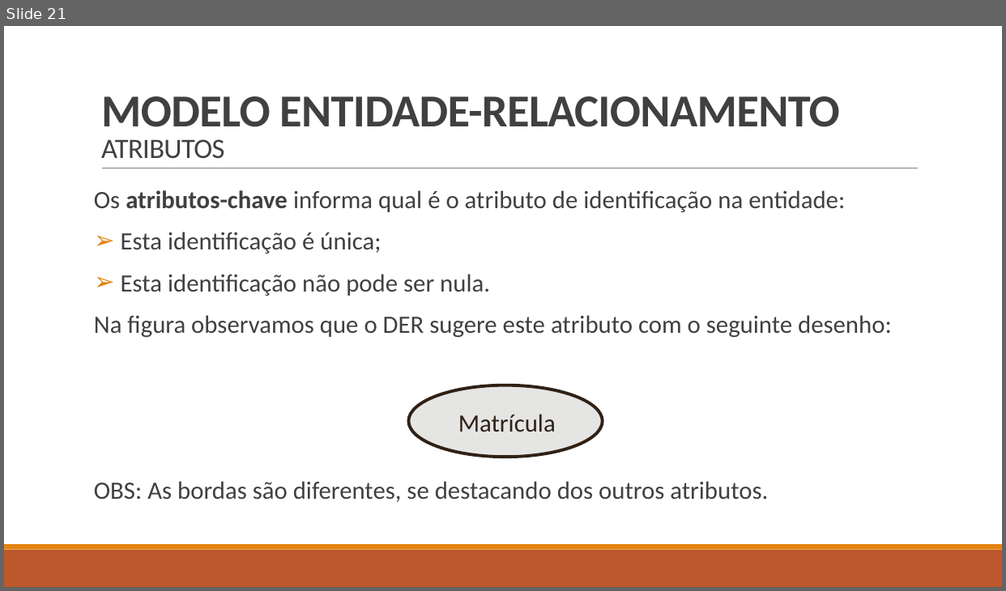
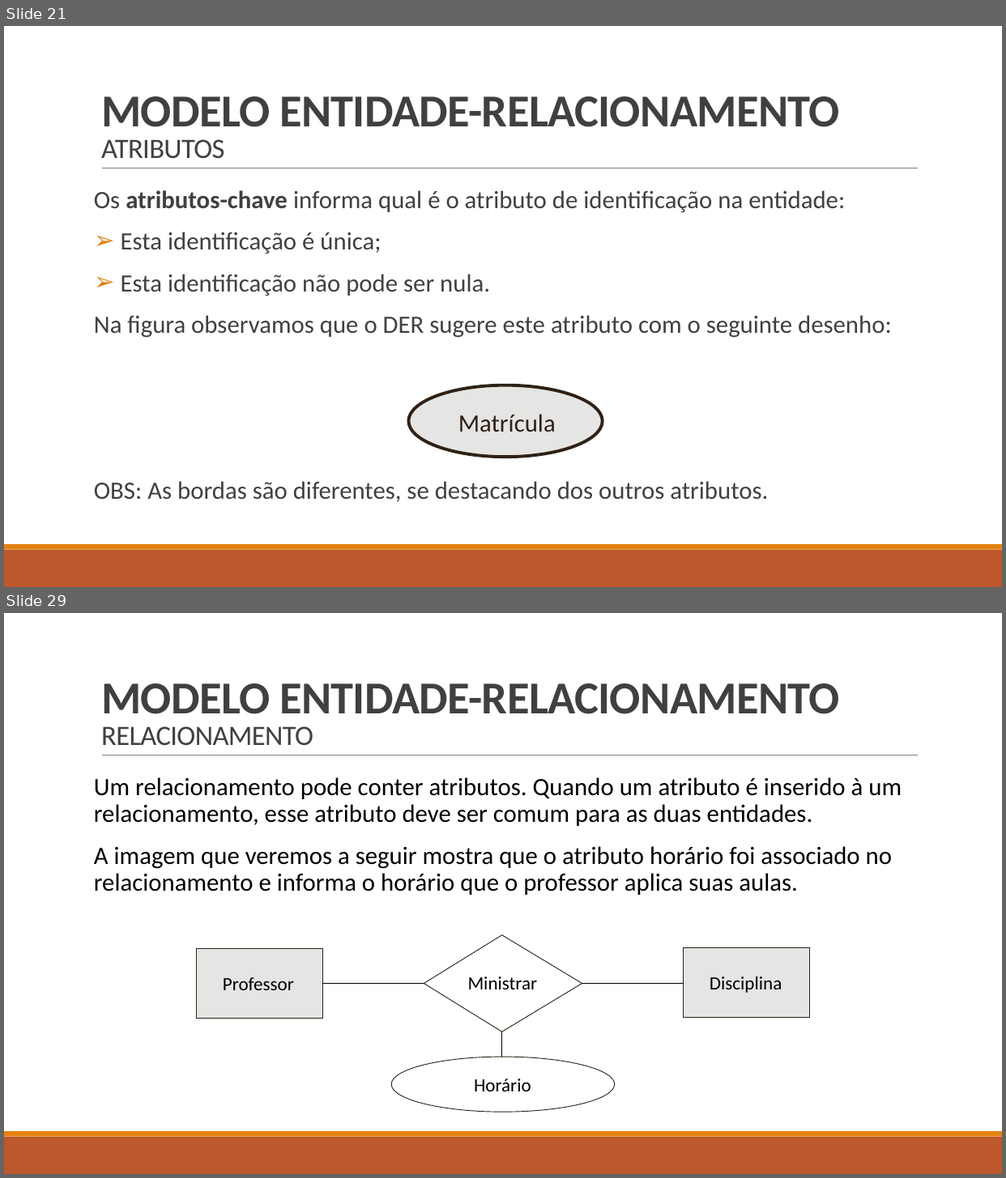
Before and after one commit to LucasHerculanoAmaro/Minhas-Aulas, a slide deck: Euripedes Simões de Paula/Banco de Dados/Aula 5/Projeto de banco de dados.pptx. Shown one above the other, each under a label of ours: slide 21 before the commit, slides 21 and 29 after it; the slides between them are not shown. The pictures are 1006x591 and 1006x1178 pixels, drawn with LibreOffice and Linux fonts; fonts in the diff are those of the drawing. Boxes give left, top, right and bottom in pixels: in the first picture for what was removed or moved away, otherwise in the second. Text is boxed around its words. In the diff, an @@ line names an element or a change of style, - is before the commit and + after.

Commit message:
Atualizando o slide da aula 5 (adicionando slides sobre atriutos e Modelo Entidade-Relacionamento)

```diff
--- a/Euripedes Simões de Paula/Banco de Dados/Aula 5/Projeto de banco de dados.pptx
+++ b/Euripedes Simões de Paula/Banco de Dados/Aula 5/Projeto de banco de dados.pptx
@@ slide 29 added at box(4, 613, 1002, 1174), background #FFFFFF; not listed: 3 template elements that a slide beside it also shows @@
@@ title added at box(101, 683, 840, 746), 44 pt, text #404040, bold @@
+MODELO ENTIDADE-RELACIONAMENTO
+RELACIONAMENTO
@@ text added at box(94, 770, 918, 1126), fill #FFFFFF, outline #FFFFFF 1.25 pt, 24 pt, text #000000 @@
+Um relacionamento pode conter atributos. Quando um atributo é inserido à um relacionamento, esse atributo deve ser comum para as duas entidades.
+A imagem que veremos a seguir mostra que o atributo horário foi associado no relacionamento e informa o horário que o professor aplica suas aulas.
@@ freeform shape added at box(197, 949, 322, 1018), fill #E5E5E4, outline #2F2115 0.72 pt @@
@@ freeform shape added at box(424, 935, 582, 1033), outline #2F2115 0.71 pt @@
@@ freeform shape added at box(684, 948, 809, 1017), fill #E5E5E4, outline #2F2115 0.72 pt @@
@@ text added at box(468, 977, 538, 990), 18 pt, text #000000 @@
+Ministrar
@@ text added at box(710, 977, 782, 993), 18 pt, text #000000 @@
+Disciplina
@@ text added at box(223, 977, 294, 990), 18 pt, text #000000 @@
+Professor
@@ line added from (322, 983) to (424, 983), #000000 1 pt @@
@@ line added from (582, 983) to (684, 983), #000000 1 pt @@
@@ line added from (502, 1033) to (502, 1057), #000000 1 pt @@
@@ freeform shape added at box(392, 1057, 615, 1112), outline #2F2115 0.72 pt @@
@@ text added at box(474, 1079, 531, 1092), 18 pt, text #000000 @@
+Horário
```
Also in this commit, not shown: 25 other slides added.
